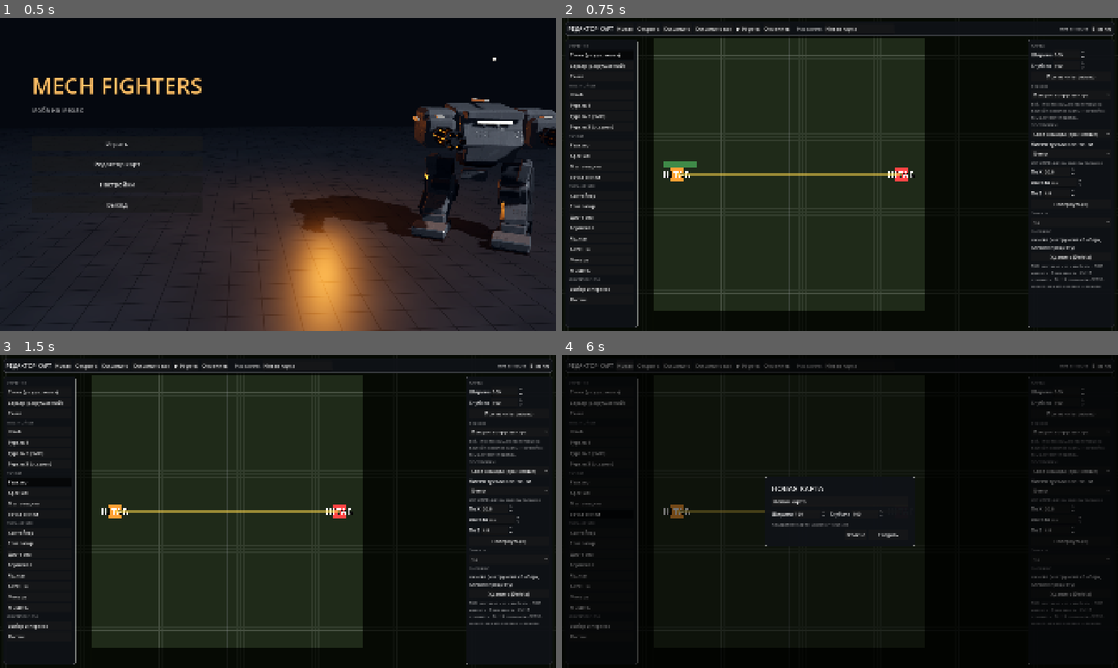
Above: before the commit, frames 1-4 (two rows, left to right).
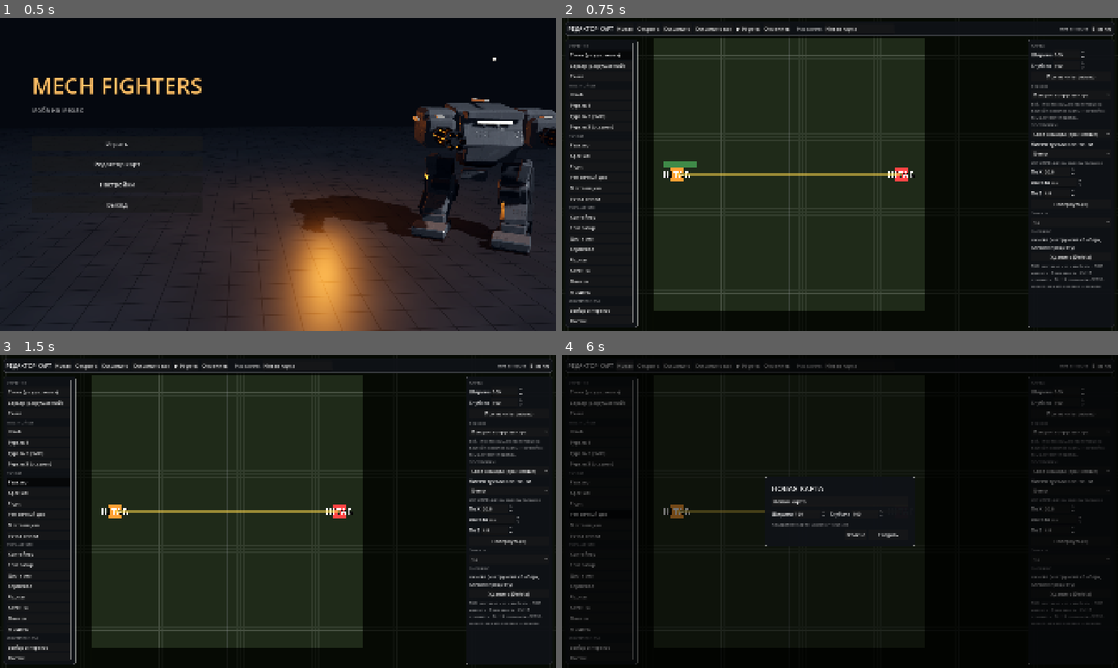
Above: after the commit, the same moments.

Repository: aleskandrkadomcev/mech_fighters
Game: Godot game, scene res://menu.tscn
Same seed, same stepped clock (60 frames per second), same inputs: the game is played once before the commit and once after it.
Inputs (mouse positions are in pixels of both pictures, inside the frame that each line leads up to):
- Up to frame 1 (0.5 s): no input
- Up to frame 2 (0.75 s): click "Редактор карт" at 0.5 s
- Up to frame 3 (1.5 s): click "Реактор" at 1.25 s
- Up to frame 4 (6 s): click "Арсенал" at 2 s; click "Место ящика" at 2.75 s; click (600, 502) at 3.5 s, where only the run after the commit has a clickable "Радар"; click "Точка линии" at 4.25 s; click (600, 514) at 5 s, where only the run after the commit has a clickable "Ремонтный док"; click "Новая" at 5.75 s

Frame 1 is identical in both runs. In frame 2, 1.0% of the frame differs, in the area x 1-13%, y 8-98%; in frame 3, 1.0%; in frame 4, 0.7%.

Commit message:
Точки интереса Радар и Ремонтный док, пока на карте Арена
- Радар: раз в 25 с скан, команда-владелец 1,5 с видит всех врагов сквозь туман и невидимость
- Ремонтный док: чинит и пополняет патроны своим мехам в круге
- боты в PvP захватывают чужие точки, побитые чинятся у своего дока
- названия точек в Maps.POI_NAMES; новые виды есть в редакторе карт; числа в F2

Co-Authored-By: Claude Opus 5.5 <noreply@anthropic.com>

Diff:
--- a/maps/arena.json
+++ b/maps/arena.json
@@ -42,7 +42,10 @@
   [33, -16, 6, 3.5, 1.6, "barrier"]
  ],
  "structures": [],
- "pois": [],
+ "pois": [
+  [-32, -32, "radar"],
+  [32, 32, "dock"]
+ ],
  "crates": [
   [-48, -48],
   [48, 48],
--- a/scripts/bot_brain.gd
+++ b/scripts/bot_brain.gd
@@ -662,9 +662,17 @@
 	var goal := Vector3.ZERO
 	var known := _nearest_seen_enemy(pos)
 	var crate = main.crate_warning_pos()
-	if known != null:
+	var dock = _dock_goal()
+	var poi = _poi_goal(pos)
+	if dock != null:
+		dbg = "dock"
+		goal = dock
+	elif known != null:
 		dbg = "hunt"
 		goal = known.global_position
+	elif poi != null:
+		dbg = "poi"
+		goal = poi
 	elif crate != null and mech.ammo_ratio() < 0.5:
 		dbg = "crate"
 		goal = crate
@@ -683,6 +691,32 @@
 	mech._run = to.length() > 25.0 and mech.energy > 40.0
 	mech.aim_point = Vector3(goal.x, Cfg.aim_height, goal.z)
 	return _follow_path(delta, pos, goal, to.normalized())
+
+
+# PvP: побитый или пустой бот идёт чиниться к своему ремонтному доку и стоит там, пока не починится
+func _dock_goal():
+	var full: bool = mech.hp >= mech.max_hp() * 0.95 and mech.ammo_ratio() >= 0.9
+	var hurt: bool = mech.hp < mech.max_hp() * 0.6 or mech.ammo_ratio() < 0.4
+	for p in mech.get_tree().get_nodes_in_group("pois"):
+		if p.kind == "dock" and p.owner_team == mech.team:
+			if hurt or (dbg == "dock" and not full):
+				return p.global_position
+	return null
+
+
+# ближайшая точка, которая не наша (радар, док): её стоит захватить
+func _poi_goal(pos: Vector3):
+	var best = null
+	var best_d := 1e9
+	for p in mech.get_tree().get_nodes_in_group("pois"):
+		if p.owner_team == mech.team:
+			continue
+		var pp: Vector3 = p.global_position
+		var d := Vector3(pp.x - pos.x, 0, pp.z - pos.z).length()
+		if d < best_d:
+			best_d = d
+			best = pp
+	return best
 
 
 # ближайший враг, которого сейчас видит команда бота (на любом расстоянии)
--- a/scripts/main.gd
+++ b/scripts/main.gd
@@ -35,7 +35,6 @@
 const Art := preload("res://scripts/art.gd")
 
 const WALL_EXTRA := 30.0          # насколько стены и укрытия выше для выстрелов, чем на вид
-const POI_TITLES := {"regen": "Реактор", "damage": "Арсенал"}
 const BOT_NAMES := ["Ржавый", "Гром", "Шершень", "Клык", "Пепел", "Вольт", "Кремень", "Дизель", "Штиль", "Карась"]
 
 var map := {}                     # данные карты из файла
@@ -106,7 +105,7 @@
 	for p in map["pois"]:
 		var poi := Poi.new()
 		poi.kind = p[2] if p.size() > 2 else "regen"
-		poi.title = POI_TITLES.get(poi.kind, "Точка")
+		poi.title = Maps.POI_NAMES.get(poi.kind, "Точка")
 		poi.position = Vector3(float(p[0]), 0, float(p[1]))
 		add_child(poi)
 
--- a/scripts/map_editor.gd
+++ b/scripts/map_editor.gd
@@ -15,7 +15,7 @@
 const TOOLS := [
 	["Укрытия", [["wall", "Стена (разрушаемая)"], ["barrier", "Барьер (разрушаемый)"], ["rock", "Скала"]]],
 	["Постройки", [["hq", "Штаб"], ["turret_t1", "Турель 1"], ["turret_t2", "Турель 2 (ЭМИ)"], ["turret_t3", "Турель 3 (осадная)"]]],
-	["Точки", [["poi_regen", "Реактор"], ["poi_damage", "Арсенал"], ["crate", "Место ящика"], ["lanepoint", "Точка линии"]]],
+	["Точки", [["poi_regen", "Реактор"], ["poi_damage", "Арсенал"], ["poi_radar", "Радар"], ["poi_dock", "Ремонтный док"], ["crate", "Место ящика"], ["lanepoint", "Точка линии"]]],
 	["Украшения", [["decor_container", "Контейнер"], ["decor_generator", "Генератор"], ["decor_tank", "Цистерна"],
 		["decor_terminal", "Терминал"], ["decor_crates", "Ящики"], ["decor_antenna", "Антенна"], ["lamp", "Фонарь"], ["target", "Мишень"]]],
 	["Инструменты", [["select", "Выбор и перенос"], ["erase", "Ластик"]]],
@@ -887,7 +887,7 @@
 		"structures":
 			t = Parts.pname(it[0]) + ", " + ("своя команда" if int(it[1]) == 0 else "враги") + ", линия: " + Maps.LANE_NAMES.get(it[4] if it.size() > 4 else "mid", "")
 		"pois":
-			t = "Реактор" if it[2] == "regen" else "Арсенал"
+			t = Maps.POI_NAMES.get(it[2], "Точка")
 		"lanepoints":
 			t = "Точка линии: " + Maps.LANE_NAMES.get(it[2], "")
 		"decor":
@@ -999,7 +999,7 @@
 		var pos := Vector3(float(p[0]), 0, float(p[1]))
 		_add_cyl(root, Cfg.poi_radius, 0.2, pos, Color(0.3, 0.4, 0.55))
 		_add_cyl(root, 1.4, 3.0, pos, Color(0.5, 0.8, 1.0))
-		_add_label(root, "Реактор" if p[2] == "regen" else "Арсенал", pos, Color(0.6, 0.9, 1.0))
+		_add_label(root, Maps.POI_NAMES.get(p[2], "Точка"), pos, Color(0.6, 0.9, 1.0))
 	for p in data["crates"]:
 		_add_box(root, Vector3(2.4, 1.6, 2.4), Vector3(float(p[0]), 0, float(p[1])), Color(1.0, 0.8, 0.25))
 	for p in data["lanepoints"]:
--- a/scripts/maps.gd
+++ b/scripts/maps.gd
@@ -9,7 +9,7 @@
 ##   spawns      [x, z, команда]                       точки появления (только для PvP)
 ##   covers      [x, z, ширина, высота, глубина, вид]   вид: wall (стена), barrier (барьер), rock (скала)
 ##   structures  [деталь, команда, x, z, линия]         деталь: turret_t1/t2/t3, hq; линия: top/mid/bot/base
-##   pois        [x, z, вид]                           вид: regen (Реактор), damage (Арсенал)
+##   pois        [x, z, вид]                           вид: regen (Реактор), damage (Арсенал), radar (Радар), dock (Ремонтный док)
 ##   crates      [x, z]                                куда падают ящики
 ##   lanepoints  [x, z, линия]                         через какие точки идёт линия (кроме турелей)
 ##   decor       [вид, x, z, поворот]                  низкие постройки (контейнеры, генераторы...)
@@ -18,6 +18,7 @@
 ##   targets     [x, z]                                мишени для пристрелки
 ##   walkers     [x1, z1, x2, z2, скорость]            ходячие мишени
 
+const POI_NAMES := {"regen": "Реактор", "damage": "Арсенал", "radar": "Радар", "dock": "Ремонтный док"}
 const DIR_RES := "res://maps"
 const DIR_USER := "user://maps"
 const DEFAULT := "res://maps/classic.json"
--- a/scripts/poi.gd
+++ b/scripts/poi.gd
@@ -2,8 +2,11 @@
 ## Точка интереса. Встань на неё без врагов рядом и подержи: точка станет твоей командой.
 ## Пока точка твоя, вся команда получает бонус (какой — задаёт kind) и видит вокруг точки.
 ## Если на точке стоят обе команды, захват замирает.
-
-var kind := "regen"              # "regen" = Реактор (+восстановление энергии), "damage" = Арсенал (+урон)
+## Виды: regen — Реактор (+восстановление энергии), damage — Арсенал (+урон),
+## radar — Радар (раз в poi_radar_period секунд скан: команда видит всех врагов, даже невидимок; см. vision.gd),
+## dock — Ремонтный док (чинит и пополняет патроны своим мехам в круге).
+
+var kind := "regen"
 var title := "Реактор"
 var owner_team := -1             # -1 ничья
 var progress := 0.0              # -1..1: к команде 0 минус, к команде 1 плюс
@@ -11,6 +14,9 @@
 var _core_mat: StandardMaterial3D
 var _ring: MeshInstance3D
 var _label: Label3D
+var scan_left := 0.0             # радар: сколько ещё секунд идёт скан (vision.gd показывает врагов)
+var _scan_t := 0.0               # радар: до следующего скана
+var _dish: Node3D                # радар: вращающаяся антенна (только вид)
 
 
 func _ready() -> void:
@@ -79,6 +85,48 @@
 	core.material_override = _core_mat
 	core.position.y = 2.3
 	add_child(core)
+	if kind == "radar":
+		# антенна радара на крыше маяка, крутится (_process)
+		_dish = Node3D.new()
+		_dish.position.y = 4.15
+		add_child(_dish)
+		var mast := MeshInstance3D.new()
+		var mm := CylinderMesh.new()
+		mm.top_radius = 0.12
+		mm.bottom_radius = 0.16
+		mm.height = 0.8
+		mast.mesh = mm
+		mast.material_override = frame
+		mast.position.y = 0.4
+		_dish.add_child(mast)
+		var plate := MeshInstance3D.new()
+		var pm := BoxMesh.new()
+		pm.size = Vector3(3.2, 1.1, 0.14)
+		plate.mesh = pm
+		plate.material_override = frame
+		plate.position = Vector3(0, 1.0, 0.25)
+		plate.rotation.x = -0.35
+		_dish.add_child(plate)
+	elif kind == "dock":
+		# ремонтный док: две стрелы-манипулятора над площадкой
+		for sgn in [-1.0, 1.0]:
+			var arm := MeshInstance3D.new()
+			var am := BoxMesh.new()
+			am.size = Vector3(0.3, 0.3, 4.2)
+			arm.mesh = am
+			arm.material_override = frame
+			arm.position = Vector3(sgn * 0.6, 3.6, 1.6)
+			arm.rotation.x = 0.25
+			add_child(arm)
+			var tool := MeshInstance3D.new()
+			var tm2 := CylinderMesh.new()
+			tm2.top_radius = 0.18
+			tm2.bottom_radius = 0.1
+			tm2.height = 0.7
+			tool.mesh = tm2
+			tool.material_override = _core_mat
+			tool.position = Vector3(sgn * 0.6, 2.9, 3.5)
+			add_child(tool)
 
 	_label = Label3D.new()
 	_label.text = title
@@ -93,9 +141,19 @@
 
 
 func bonus_text() -> String:
-	if kind == "regen":
-		return "+%d%% восстановления энергии" % int(round(Cfg.poi_regen_bonus * 100))
+	match kind:
+		"regen":
+			return "+%d%% восстановления энергии" % int(round(Cfg.poi_regen_bonus * 100))
+		"radar":
+			return "скан раз в %d с: все враги видны" % int(round(Cfg.poi_radar_period))
+		"dock":
+			return "ремонт и патроны своим в круге"
 	return "+%d%% урона" % int(round(Cfg.poi_damage_bonus * 100))
+
+
+func _process(delta: float) -> void:
+	if _dish != null:
+		_dish.rotation.y += delta * (1.6 if owner_team >= 0 else 0.4)
 
 
 func _physics_process(delta: float) -> void:
@@ -135,11 +193,35 @@
 	_core_mat.albedo_color = own
 	_core_mat.emission = own
 
+	if owner_team < 0:
+		scan_left = 0.0
+		return
+	if kind == "radar":
+		scan_left = maxf(scan_left - delta, 0.0)
+		_scan_t -= delta
+		if _scan_t <= 0.0:
+			_scan_t = Cfg.poi_radar_period
+			scan_left = Cfg.poi_radar_reveal
+			# волна скана видна только команде-владельцу: враг не знает, что его засветили
+			if owner_team == Fx.player_team:
+				Fx.pulse(global_position + Vector3.UP * 4.5, 30.0)
+				Sfx.play_at("ping", global_position, -4.0, 0.0)
+	elif kind == "dock":
+		for m in get_tree().get_nodes_in_group("mechs"):
+			if m.dead or m.team != owner_team:
+				continue
+			var d: Vector3 = m.global_position - global_position
+			d.y = 0
+			if d.length() <= Cfg.poi_radius:
+				m.heal(Cfg.poi_dock_heal * delta)
+				m.add_ammo(Cfg.poi_dock_refill * delta)
+
 
 func _set_owner(t: int) -> void:
 	if t == owner_team:
 		return
 	owner_team = t
+	_scan_t = 0.0      # радар сканирует сразу после захвата
 	if t >= 0:
 		Fx.burst(global_position + Vector3.UP * 2.0, Cfg.player_color if t == 0 else Cfg.enemy_color, Cfg.poi_radius)
 		Sfx.play_at("emp", global_position, -6.0, 0.0)
--- a/scripts/settings.gd
+++ b/scripts/settings.gd
@@ -82,6 +82,10 @@
 @export_range(0, 1, 0.05) var poi_regen_bonus := 0.3     # Бонус «Реактор» | доля к восстановлению энергии всей команды-владельца
 @export_range(0, 1, 0.05) var poi_damage_bonus := 0.1    # Бонус «Арсенал» | доля к урону всей команды-владельца
 @export_range(0, 40, 1) var poi_vision := 12.0           # Обзор с точки | метров вижена у команды-владельца
+@export_range(5, 90, 1) var poi_radar_period := 25.0     # Радар: скан | раз в сколько секунд команда-владелец видит всех врагов
+@export_range(0.5, 5, 0.1) var poi_radar_reveal := 1.5   # Радар: длительность скана | секунд враги видны сквозь туман войны и невидимость
+@export_range(0, 100, 1) var poi_dock_heal := 25.0       # Ремонтный док: ремонт | здоровья в секунду своим мехам в круге точки
+@export_range(0, 1, 0.01) var poi_dock_refill := 0.1     # Ремонтный док: патроны | доля полного боезапаса в секунду своим мехам в круге
 @export_range(10, 300, 5) var crate_interval := 60.0     # Дроп припасов | раз в сколько секунд падает ящик
 @export_range(0, 30, 1) var crate_warning := 8.0         # Предупреждение о дропе | секунд метка на земле до падения
 @export_range(10, 1000, 10) var crate_hp := 150.0        # Прочность ящика |
--- a/scripts/vision.gd
+++ b/scripts/vision.gd
@@ -182,6 +182,12 @@
 				continue
 			if mn.triggered or _seen_by(viewers, mn.global_position, 0.5, true):
 				vis[mn.get_instance_id()] = true
+		# радар команды сканирует: видны все враги, даже невидимки и те, что в тумане
+		for p in get_tree().get_nodes_in_group("pois"):
+			if p.kind == "radar" and p.owner_team == team and p.scan_left > 0.0:
+				for m in get_tree().get_nodes_in_group("mechs"):
+					if not m.dead and m.team != team:
+						vis[m.get_instance_id()] = true
 		if team == player_team:
 			for pk in get_tree().get_nodes_in_group("pickups"):
 				if _seen_by(viewers, pk.global_position, 0.5, false):
Not shown, changed: CLAUDE.md
